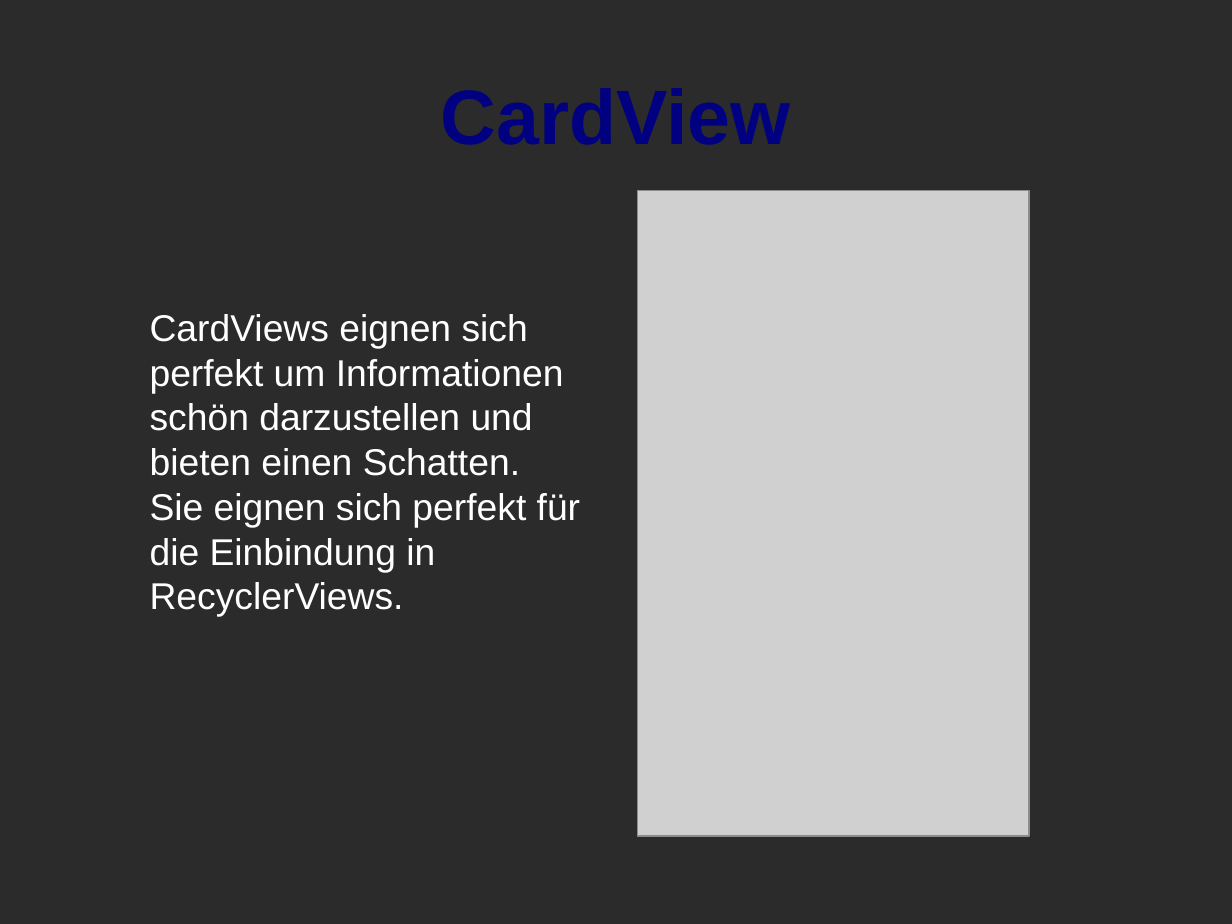
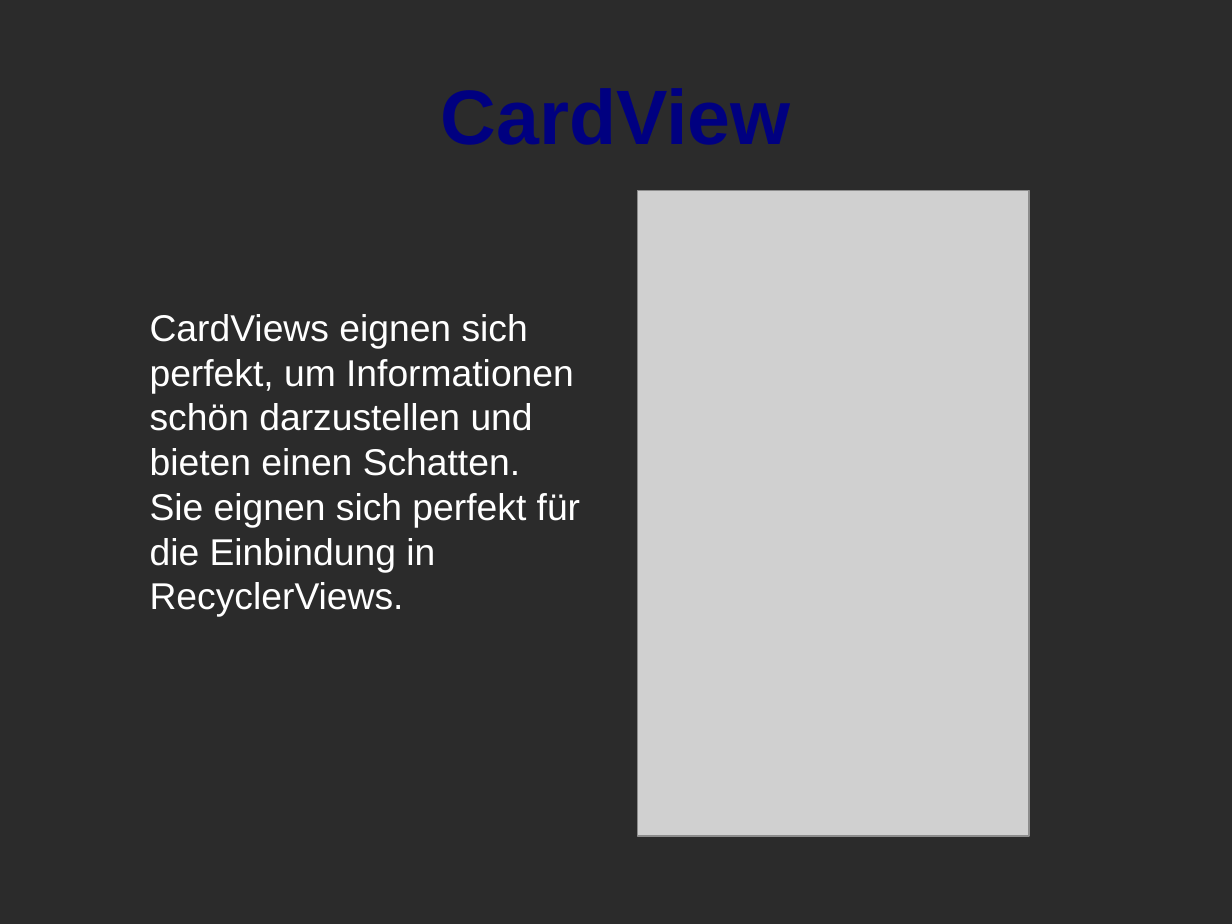
Before and after one commit to torkleyy/school-presentation, a slide deck: slide 17 of doc/presentation.odp (slide 16 before the commit). Drawn at 1232x924 pixels with LibreOffice and Linux fonts; fonts in the diff are those of the drawing; grey boxes stand for pictures; background and template pictures are left out; a plain dark background stands for a picture behind light text. Boxes give left, top, right and bottom in pixels: in the first picture for what was removed or moved away, otherwise in the second. Text is boxed around its words. In the diff, an @@ line names an element or a change of style, - is before the commit and + after.

```diff
--- a/doc/presentation.odp
+++ b/doc/presentation.odp
@@ text at (150, 314, 580, 617): text changed @@
-CardViews eignen sich perfekt um Informationen schön darzustellen und bieten einen Schatten.
-Sie eignen sich perfekt für die Einbindung in RecyclerViews.
+CardViews eignen sich perfekt, um Informationen schön darzustellen und bieten einen Schatten.
+Sie eignen sich perfekt für die Einbindung in RecyclerViews.
```
Also in this commit, not shown: 3 other slides changed, 6 slides added, 5 slides removed, 2 other files.
